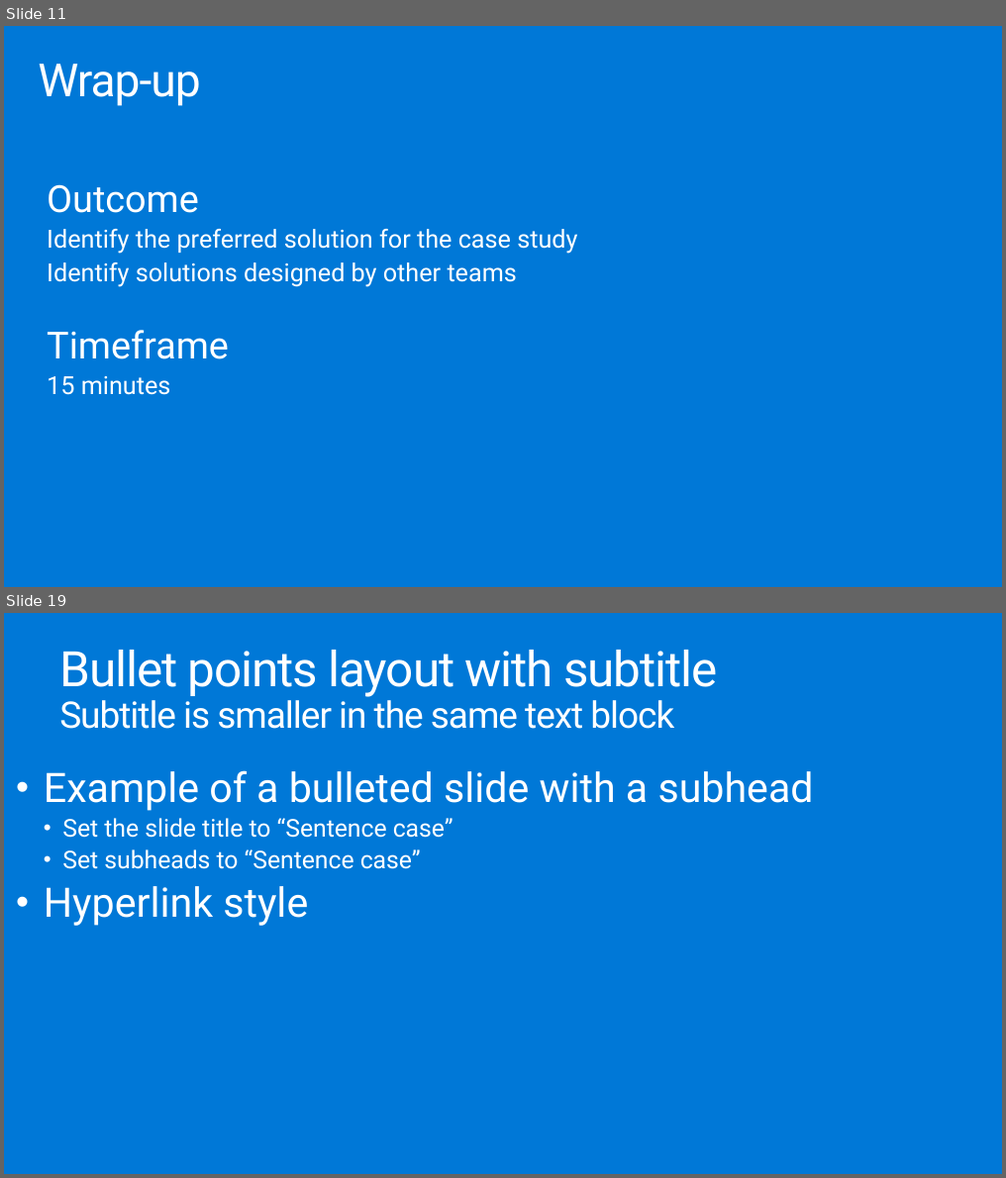
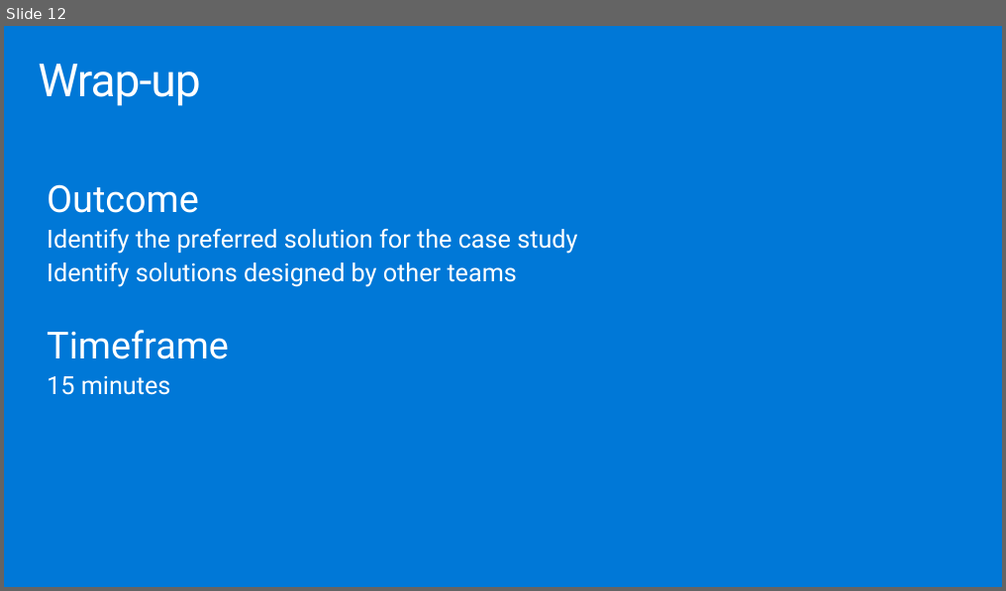
Before and after one commit to solliancenet/MCW-MLOps, a slide deck: Whiteboard design session/WDS trainer presentation - MLOps.pptx. Shown one above the other, each under a label of ours: slides 11 and 19 before the commit, slide 12 after it; the slides between them are not shown. The pictures are 1006x1178 and 1006x591 pixels, drawn with LibreOffice and Linux fonts; fonts in the diff are those of the drawing. Boxes give left, top, right and bottom in pixels: in the first picture for what was removed or moved away, otherwise in the second. Text is boxed around its words. In the diff, an @@ line names an element or a change of style, - is before the commit and + after.

```diff
--- a/Whiteboard design session/WDS trainer presentation - MLOps.pptx
+++ b/Whiteboard design session/WDS trainer presentation - MLOps.pptx
@@ slide 19 removed at box(4, 613, 1002, 1174), background #0078D7 @@
@@ title removed at box(59, 650, 718, 729) @@
-Bullet points layout with subtitle
-Subtitle is smaller in the same text block
@@ text removed at box(44, 770, 814, 926) @@
-• Example of a bulleted slide with a subhead
-  • Set the slide title to “Sentence case”
-  • Set subheads to “Sentence case”
-• Hyperlink style
-  • www.microsoft.com
@@ what was slide 11 is now slide 12 @@
```
Also in this commit, not shown: 1 slide changed, 24 slides added, 19 other slides removed, 1 other file.
